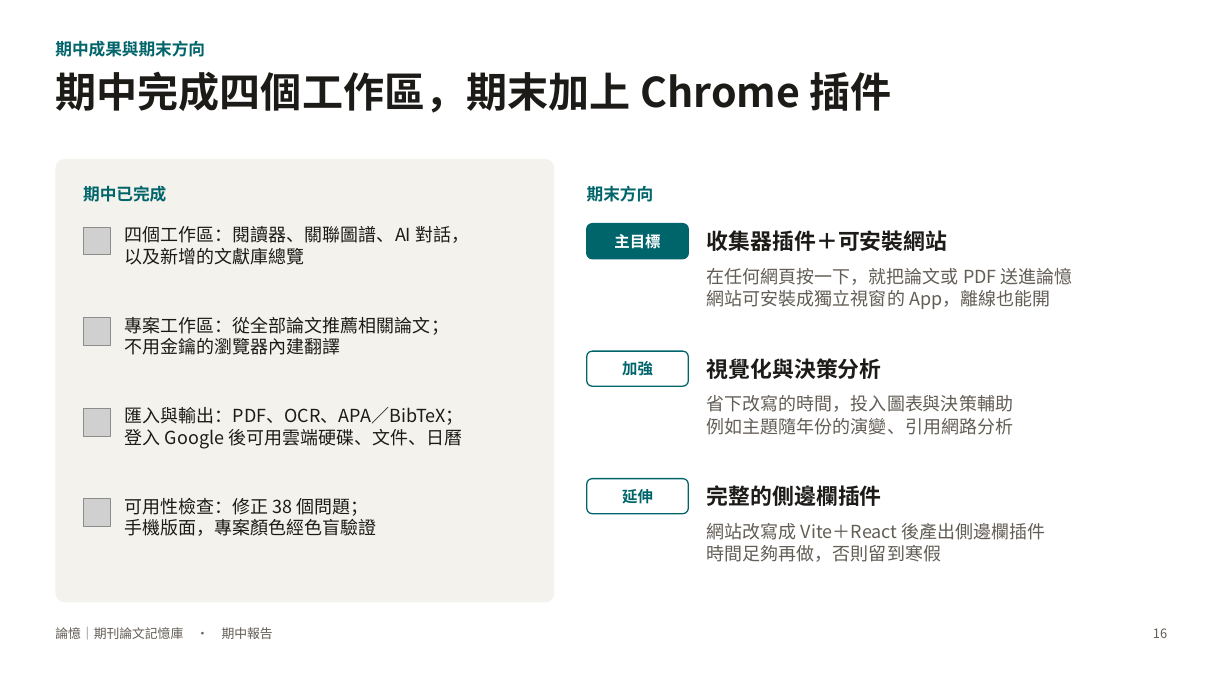
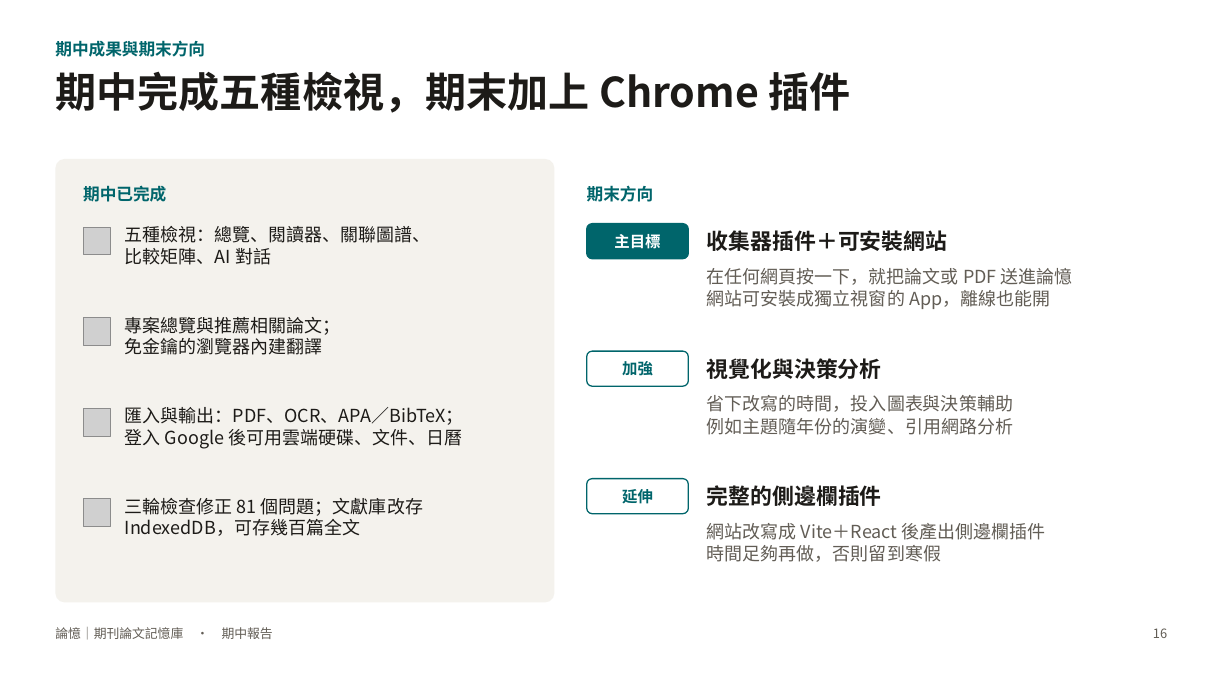
Before and after one commit to charleslin2003-prog/Journal-Article-Memory-Tool, a slide deck: slide 16 of docs/期中報告_論憶.pptx. Drawn at 1232x693 pixels with LibreOffice and Linux fonts; fonts in the diff are those of the drawing; grey boxes stand for pictures. Boxes give left, top, right and bottom in pixels: in the first picture for what was removed or moved away, otherwise in the second. Text is boxed around its words. In the diff, an @@ line names an element or a change of style, - is before the commit and + after.

```diff
--- a/docs/期中報告_論憶.pptx
+++ b/docs/期中報告_論憶.pptx
@@ title at box(55, 71, 851, 113): text changed @@
-期中完成四個工作區，期末加上 Chrome 插件
+期中完成五種檢視，期末加上 Chrome 插件
@@ text at box(125, 226, 431, 265): text changed @@
-四個工作區：閱讀器、關聯圖譜、AI 對話，
-以及新增的文獻庫總覽
+五種檢視：總覽、閱讀器、關聯圖譜、
+比較矩陣、AI 對話
@@ text at box(125, 317, 341, 355): text changed @@
-專案工作區：從全部論文推薦相關論文；
-不用金鑰的瀏覽器內建翻譯
+專案總覽與推薦相關論文；
+免金鑰的瀏覽器內建翻譯
@@ text at box(125, 498, 423, 536): text changed @@
-可用性檢查：修正 38 個問題；
-手機版面，專案顏色經色盲驗證
+三輪檢查修正 81 個問題；文獻庫改存
+IndexedDB，可存幾百篇全文
```
Also in this commit, not shown: 13 other slides changed, 1 slide added, 1 slide removed, 17 other files.
